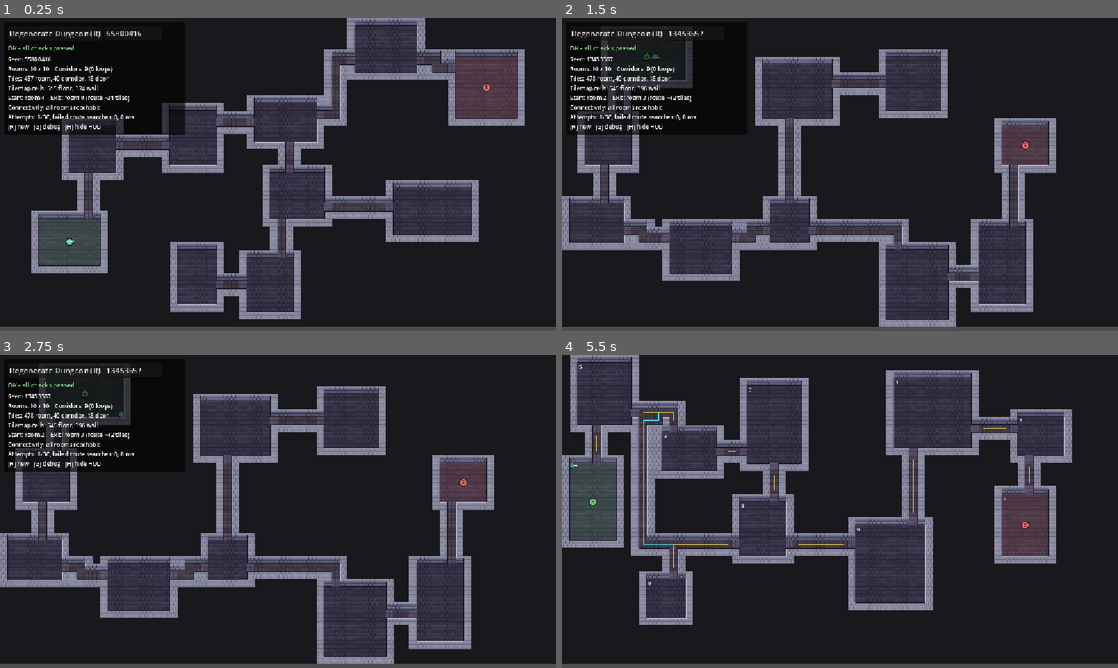
Above: before the commit, frames 1-4 (two rows, left to right).
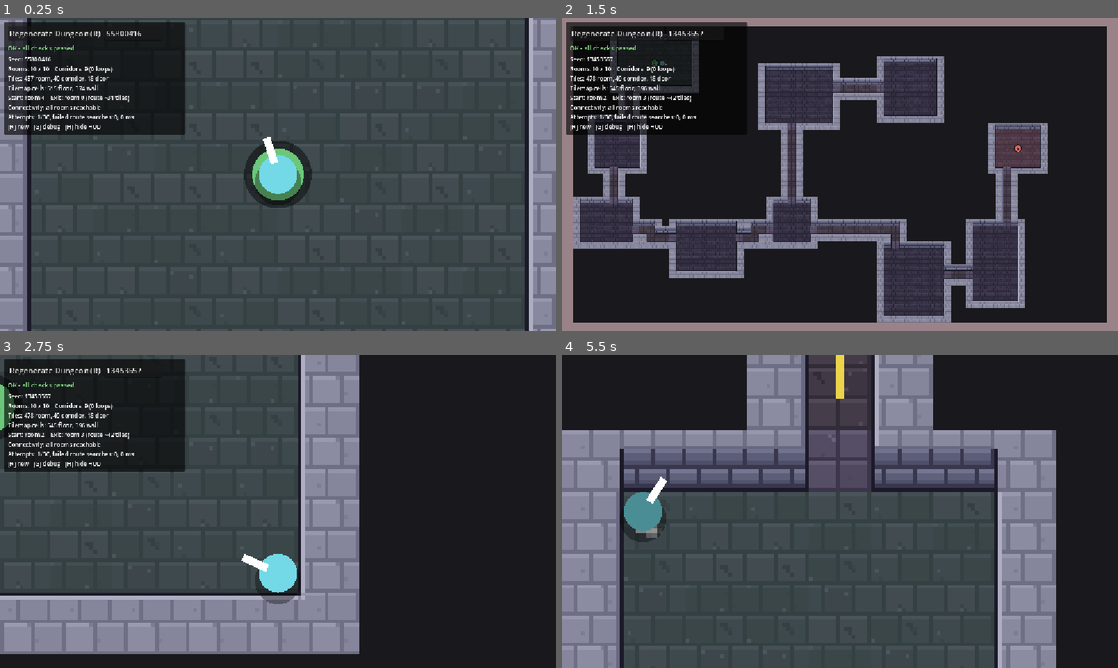
Above: after the commit, the same moments.

Repository: NyxOfNull/procedural-generator
Game: Godot game, scene res://Scenes/dungeon_generator.tscn
Same seed, same stepped clock (60 frames per second), same inputs: the game is played once before the commit and once after it.
Inputs (mouse positions are in pixels of both pictures, inside the frame that each line leads up to):
- Up to frame 1 (0.25 s): no input
- Up to frame 2 (1.5 s): click "Regenerate Dungeon (R)" at 0.5 s; tap Enter at 1.25 s; move the mouse to (962, 158) at 1.27 s; hold D (move_right) from 1.28 s (still down); tap M at 1.35 s; click (962, 158) at 1.42 s
- Up to frame 3 (2.75 s): tap Space (dash) at 2, 2.1 s; move the mouse to (166, 527) at 2.02 s; release D (move_right) at 2.03 s; hold S (move_down) from 2.03 s (still down); tap M at 2.3 s
- Up to frame 4 (5.5 s): move the mouse to (895, 442) at 2.77 s; release S (move_down) at 2.78 s; hold D (move_right) 2.78-3.53 s; tap M at 2.85, 3.8, 4.55, 5.3 s; tap Enter at 3.5 s; move the mouse to (812, 574) at 3.52 s; hold W (move_up) 3.53-4.28 s; tap R at 3.6 s; click (812, 574) at 3.67 s; move the mouse to (1006, 558) at 4.27 s; hold A (move_left) from 4.28 s (still down); tap G at 4.35 s; tap Space (dash) at 5 s; move the mouse to (673, 464) at 5.02 s; tap H at 5.1 s

The runs differ from the first frame. In frame 1, 78% of the frame differs, in the area x 0-100%, y 0-100%; in frame 2, 23%; in frame 3, 55%; in frame 4, 73%.

Commit message:
added camera and camera follows player around with adjustable zoom(from inspector)

Diff:
--- a/Scenes/dungeon_generator.tscn
+++ b/Scenes/dungeon_generator.tscn
@@ -3,6 +3,7 @@
 [ext_resource type="Script" uid="uid://rbq77n74d874" path="res://Scripts/dungeon_generator.gd" id="1_x1wjd"]
 [ext_resource type="TileSet" uid="uid://b76o2pybityty" path="res://Tilesets/dungeon_stone/dungeon_stone.tres" id="2_mvshf"]
 [ext_resource type="Script" uid="uid://ohp4yrbdhdns" path="res://Scripts/player.gd" id="3_iim3m"]
+[ext_resource type="Script" uid="uid://bgtavmgrexqlw" path="res://Scripts/camera.gd" id="4_76stw"]
 
 [node name="DungeonGenerator" type="Node2D" unique_id=1014127506 node_paths=PackedStringArray("floor_layer", "wall_layer")]
 script = ExtResource("1_x1wjd")
@@ -22,3 +23,8 @@
 
 [node name="Player" type="CharacterBody2D" parent="." unique_id=1043473400]
 script = ExtResource("3_iim3m")
+
+[node name="Camera" type="Camera2D" parent="Player" unique_id=562362800]
+script = ExtResource("4_76stw")
+follow_zoom = 8.0
+smoothing_speed = 3.877
--- /dev/null
+++ b/Scripts/camera.gd
@@ -0,0 +1,142 @@
+extends Camera2D
+## AP2DS - fixed-zoom follow camera. Must be a descendant of the dungeon generator node.
+## M = toggle a whole-dungeon overview (handy for checking generated layouts).
+
+@export_group("Follow")
+## Fixed zoom. Use whole numbers (2, 3, 4) so pixel art stays crisp.
+@export_range(1.0, 8.0, 0.25) var follow_zoom: float = 3.0
+@export var smooth_follow: bool = true
+@export_range(1.0, 30.0) var smoothing_speed: float = 8.0
+
+@export_group("Limits")
+## Stop the camera at the edge of the rooms instead of the whole empty grid.
+@export var limit_to_rooms: bool = true
+@export_range(0, 12) var limit_margin_tiles: int = 3
+
+@export_group("Debug")
+@export var overview_key: Key = KEY_M
+
+var dungeon: Node
+var _overview := false
+var _overview_center := Vector2.ZERO
+var _shake_time := 0.0
+var _shake_total := 0.0
+var _shake_amount := 0.0
+var _fx_rng := RandomNumberGenerator.new()   # visual only; never touches the dungeon's seeded rng
+
+const NO_LIMIT := 10000000
+
+
+func _ready() -> void:
+	dungeon = _find_dungeon()
+	if dungeon == null:
+		push_error("[Camera] No dungeon generator found above this camera.")
+		return
+	_fx_rng.randomize()
+	zoom = Vector2.ONE * follow_zoom
+	position_smoothing_enabled = smooth_follow
+	position_smoothing_speed = smoothing_speed
+	limit_smoothed = true
+	make_current()
+	dungeon.dungeon_generated.connect(_on_dungeon_generated)
+	get_viewport().size_changed.connect(_on_viewport_resized)
+	_apply_limits()
+
+
+func _find_dungeon() -> Node:
+	var n := get_parent()
+	while n != null:
+		if n.has_signal("dungeon_generated"):
+			return n
+		n = n.get_parent()
+	return null
+
+
+func _unhandled_input(event: InputEvent) -> void:
+	var key := event as InputEventKey
+	if key != null and key.pressed and not key.echo and key.keycode == overview_key:
+		_set_overview(not _overview)
+
+
+func _process(delta: float) -> void:
+	var off := Vector2.ZERO
+	if _overview:
+		off = _overview_center - global_position   # look at the dungeon centre, not the player
+	if _shake_time > 0.0:
+		_shake_time -= delta
+		var strength := clampf(_shake_time / _shake_total, 0.0, 1.0) * _shake_amount
+		off += Vector2(_fx_rng.randf_range(-1.0, 1.0), _fx_rng.randf_range(-1.0, 1.0)).round() * strength
+	offset = off
+
+
+## Screen shake for later (hits, explosions): $Camera.shake(3.0, 0.2)
+func shake(amount: float, duration: float) -> void:
+	_shake_amount = amount
+	_shake_total = maxf(duration, 0.01)
+	_shake_time = _shake_total
+
+
+func _on_dungeon_generated(_success: bool, _used_seed: int) -> void:
+	_apply_limits()
+	if _overview:
+		_set_overview(true)
+	else:
+		call_deferred("_snap_to_player")   # after the player has teleported to the new start room
+
+
+func _on_viewport_resized() -> void:
+	if _overview:
+		_set_overview(true)
+	else:
+		_apply_limits()
+
+
+# Jump straight to the player instead of gliding across the map after a respawn.
+func _snap_to_player() -> void:
+	reset_smoothing()
+
+
+func _set_overview(on: bool) -> void:
+	if dungeon == null:
+		return
+	_overview = on
+	if on:
+		position_smoothing_enabled = false
+		var world := Vector2(dungeon.dungeon_width, dungeon.dungeon_height) * float(dungeon.tile_size)
+		var view := get_viewport_rect().size
+		zoom = Vector2.ONE * (minf(view.x / world.x, view.y / world.y) * 0.96)
+		_overview_center = dungeon.to_global(world * 0.5)
+		limit_left = -NO_LIMIT
+		limit_top = -NO_LIMIT
+		limit_right = NO_LIMIT
+		limit_bottom = NO_LIMIT
+	else:
+		zoom = Vector2.ONE * follow_zoom
+		position_smoothing_enabled = smooth_follow
+		_apply_limits()
+		call_deferred("_snap_to_player")
+
+
+# Keeps the view inside the dungeon (or just around its rooms).
+func _apply_limits() -> void:
+	if _overview or dungeon == null:
+		return
+	var ts := float(dungeon.tile_size)
+	var bounds := Rect2(Vector2.ZERO, Vector2(dungeon.dungeon_width, dungeon.dungeon_height) * ts)
+	if limit_to_rooms and not dungeon.rooms.is_empty():
+		var u: Rect2i = dungeon.rooms[0].rect
+		for room in dungeon.rooms:
+			u = u.merge(room.rect)
+		var tight := Rect2(Vector2(u.position) * ts, Vector2(u.size) * ts).grow((limit_margin_tiles + 1) * ts)
+		bounds = tight.intersection(bounds)
+
+	# The limit box must be at least as big as what the camera can see.
+	var view := get_viewport_rect().size / zoom
+	var box_size := Vector2(maxf(bounds.size.x, view.x), maxf(bounds.size.y, view.y))
+	bounds = Rect2(bounds.get_center() - box_size * 0.5, box_size)
+	bounds.position += dungeon.global_position   # limits are in global coordinates
+
+	limit_left = floori(bounds.position.x)
+	limit_top = floori(bounds.position.y)
+	limit_right = ceili(bounds.end.x)
+	limit_bottom = ceili(bounds.end.y)
--- a/Scripts/dungeon_generator.gd
+++ b/Scripts/dungeon_generator.gd
@@ -277,6 +277,7 @@
 
 # HUD
 var hud: PanelContainer
+var hud_layer: CanvasLayer
 var regenerate_button: Button
 var seed_edit: LineEdit
 var status_label: Label
@@ -322,7 +323,7 @@
 		return # never create the UI twice
 
 	hud = PanelContainer.new()
-	hud.z_index = 100
+
 	hud.position = Vector2(8, 8)
 	hud.visible = show_hud
 	var style := StyleBoxFlat.new()
@@ -360,7 +361,10 @@
 	stats_label.autowrap_mode = TextServer.AUTOWRAP_WORD_SMART
 	box.add_child(stats_label)
 
-	add_child(hud)
+	hud_layer = CanvasLayer.new()
+	hud_layer.layer = 10
+	add_child(hud_layer)
+	hud_layer.add_child(hud)
 
 
 func _on_seed_submitted(text: String) -> void:
--- a/project.godot
+++ b/project.godot
@@ -18,7 +18,6 @@
 [display]
 
 window/stretch/mode="canvas_items"
-window/stretch/aspect="expand"
 
 [physics]
 
@@ -30,3 +29,4 @@
 rendering_device/driver.windows="d3d12"
 renderer/rendering_method="gl_compatibility"
 renderer/rendering_method.mobile="gl_compatibility"
+environment/defaults/default_clear_color=Color(0.6022439, 0.5110248, 0.53893995, 1)
Not shown, added: Scripts/camera.gd.uid
